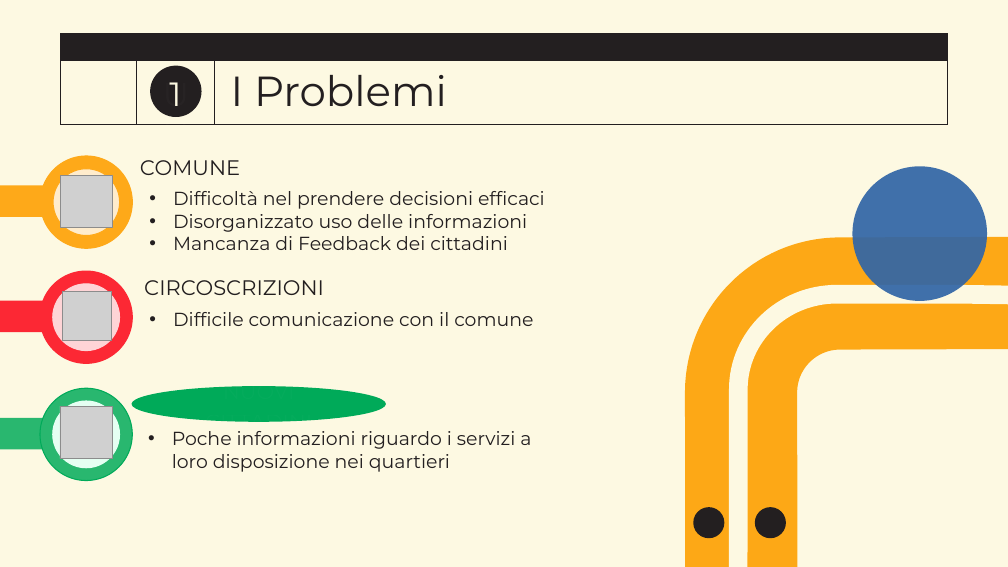
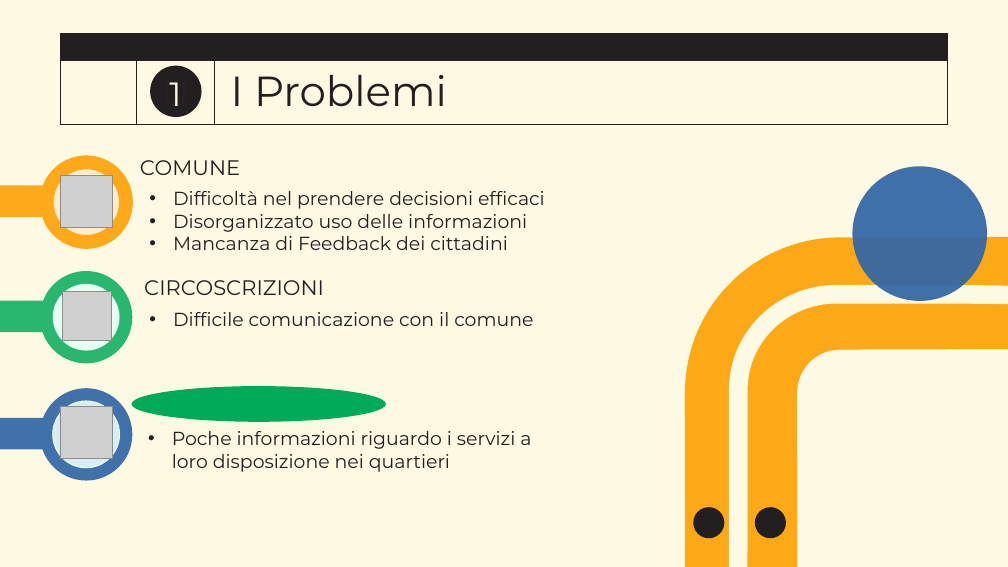
Before and after one commit to lucafano04/progettoIngenieriaSoftware, a slide deck: slide 2 of pitch.pptx. Drawn at 1008x567 pixels with LibreOffice and Linux fonts; fonts in the diff are those of the drawing; grey boxes stand for pictures; background and template pictures are left out. Boxes give left, top, right and bottom in pixels: in the first picture for what was removed or moved away, otherwise in the second. Text is boxed around its words. In the diff, an @@ line names an element or a change of style, - is before the commit and + after.

Commit message:
edited pitch slide 2

```diff
--- a/pitch.pptx
+++ b/pitch.pptx
@@ ellipse at [40,271,132,364]: fill #FC2834 to #29B76F; outline #FC2834 1 pt to none @@
@@ ellipse at [53,284,119,350]: fill #FED4D6 to #E5FFF2; outline #FED4D6 1 pt to none @@
@@ rectangle at [0,301,46,333]: fill #FC2834 to #29B76F @@
@@ ellipse at [40,389,132,481]: fill #29B76F to #4071AA; outline #00AA59 1 pt to none @@
@@ rectangle at [0,418,46,450]: fill #29B76F to #4071AA @@
@@ ellipse at [53,401,119,467]: fill #E5FFF2 to #D9EEF4 @@
```
Also in this commit, not shown: 1 other file.
